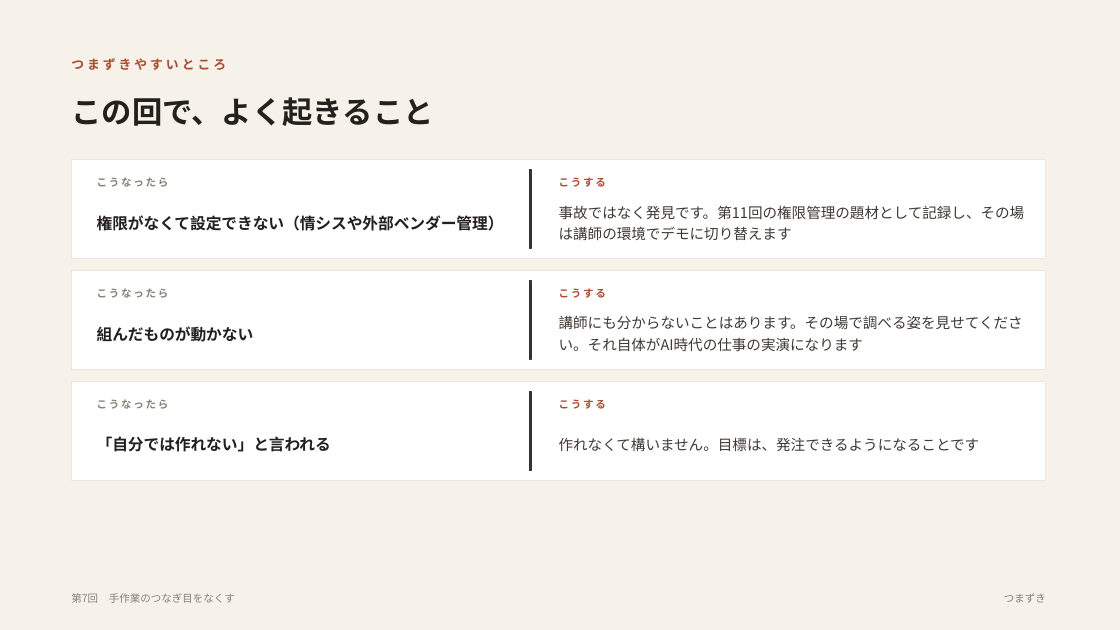
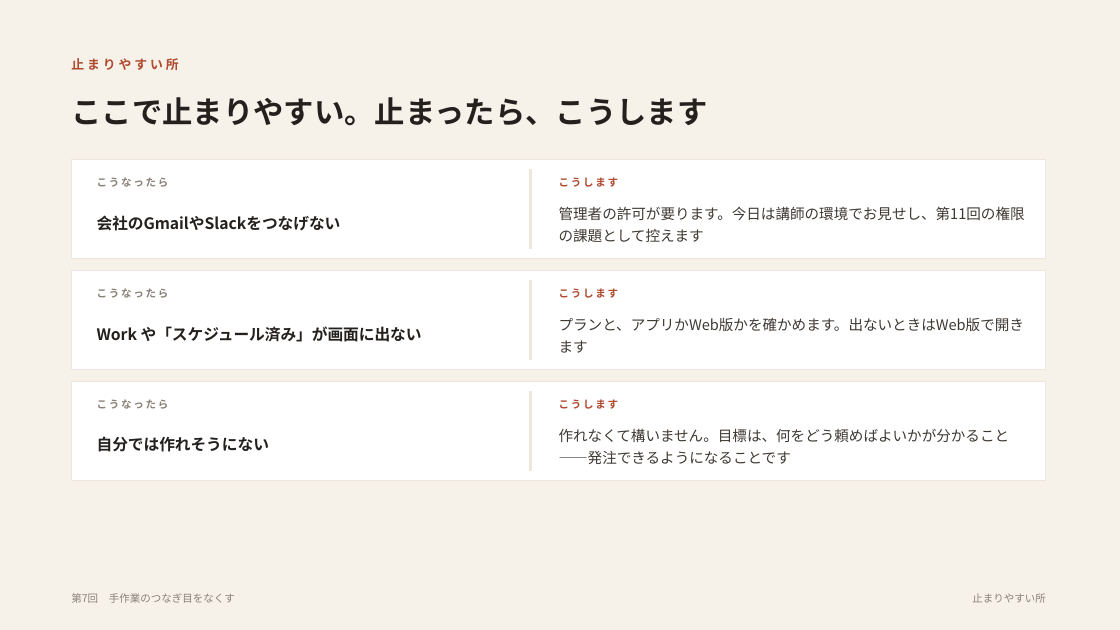
Before and after one commit to yusuke-aoki-bit/founders-ai-program, a slide deck: slide 13 of slides/pptx/第07回_手作業のつなぎ目をなくす.pptx (slide 8 before the commit). Drawn at 1120x630 pixels with LibreOffice and Linux fonts; fonts in the diff are those of the drawing. Boxes give left, top, right and bottom in pixels: in the first picture for what was removed or moved away, otherwise in the second. Text is boxed around its words. In the diff, an @@ line names an element or a change of style, - is before the commit and + after.

```diff
--- a/slides/pptx/第07回_手作業のつなぎ目をなくす.pptx
+++ b/slides/pptx/第07回_手作業のつなぎ目をなくす.pptx
@@ text at (x1=71, y1=58, x2=178, y2=70): text changed @@
-つまずきやすいところ
+止まりやすい所
@@ text at (x1=71, y1=97, x2=707, y2=126): text changed @@
-この回で、よく起きること
+ここで止まりやすい。止まったら、こうします
@@ text at (x1=559, y1=177, x2=619, y2=187): text changed @@
-こうする
+こうします
@@ text at (x1=559, y1=206, x2=1025, y2=220): text changed @@
-事故ではなく発見です。第11回の権限管理の題材として記録し、その場は講師の環境でデモに切り替えます
+管理者の許可が要ります。今日は講師の環境でお見せし、第11回の権限の課題として控えます
@@ text at (x1=97, y1=215, x2=341, y2=231): text changed @@
-権限がなくて設定できない（情シスや外部ベンダー管理）
+会社のGmailやSlackをつなげない
@@ text at (x1=559, y1=288, x2=619, y2=298): text changed @@
-こうする
+こうします
@@ text at (x1=97, y1=326, x2=422, y2=342): text changed @@
-組んだものが動かない
+Work や「スケジュール済み」が画面に出ない
@@ text at (x1=559, y1=317, x2=1024, y2=331): text changed @@
-講師にも分からないことはあります。その場で調べる姿を見せてください。それ自体がAI時代の仕事の実演になります
+プランと、アプリかWeb版かを確かめます。出ないときはWeb版で開きます
@@ outline #333333 1 pt to #EDE7DB 1 pt in 3 elements at (x1=529, y1=170, x2=531, y2=249), (x1=529, y1=281, x2=531, y2=360), (x1=529, y1=392, x2=531, y2=471) @@
@@ text at (x1=559, y1=399, x2=619, y2=409): text changed @@
-こうする
+こうします
@@ text at (x1=97, y1=436, x2=269, y2=452): text changed @@
-「自分では作れない」と言われる
+自分では作れそうにない
@@ text at (x1=559, y1=428, x2=1010, y2=464): text changed @@
-作れなくて構いません。目標は、発注できるようになることです
+作れなくて構いません。目標は、何をどう頼めばよいかが分かること——発注できるようになることです
@@ text at (x1=972, y1=593, x2=1046, y2=603): text changed @@
-つまずき
+止まりやすい所
```
Also in this commit, not shown: 9 other slides changed, 6 slides added, 4 slides removed, 17 other files.
